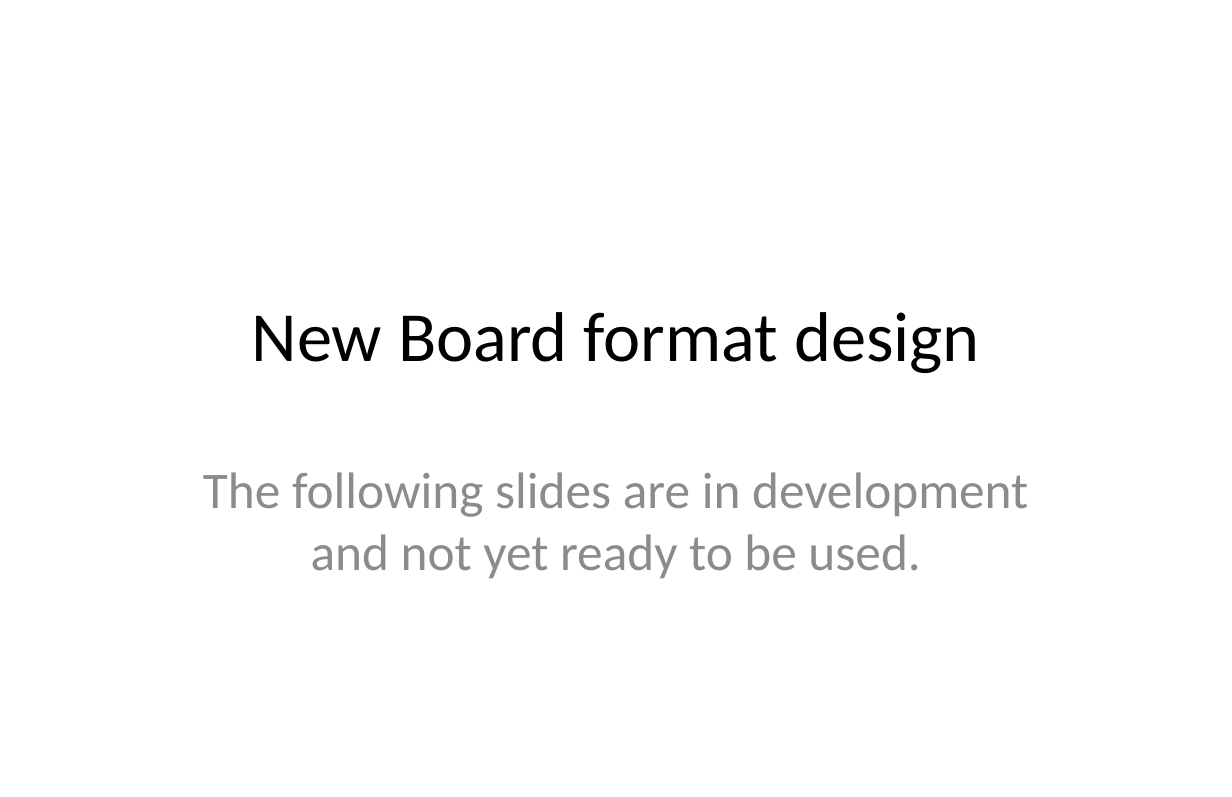
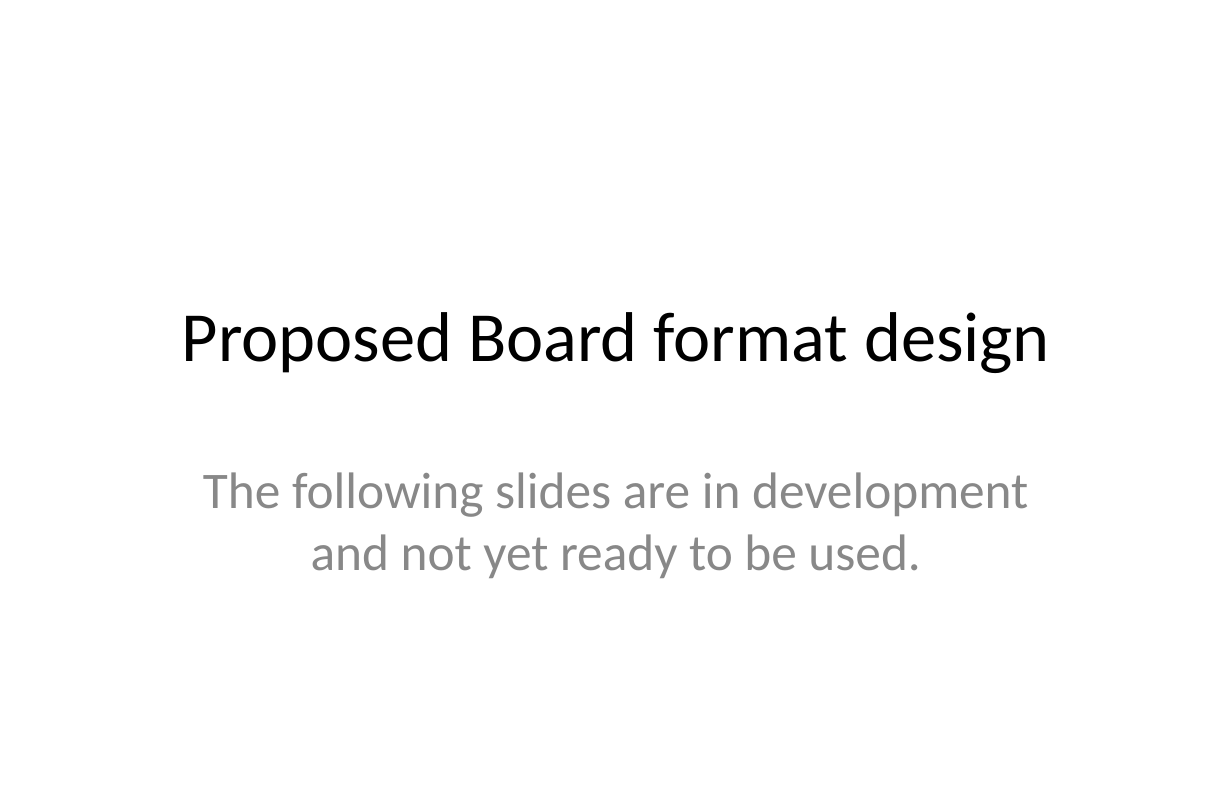
Before and after one commit to quikdraw2700/ScrumTheBoardGame, a slide deck: slide 4 of Docs/Scrum board game design.pptx. Drawn at 1232x797 pixels with LibreOffice and Linux fonts; fonts in the diff are those of the drawing. Boxes give left, top, right and bottom in pixels: in the first picture for what was removed or moved away, otherwise in the second. Text is boxed around its words. In the diff, an @@ line names an element or a change of style, - is before the commit and + after.

Commit message:
Cleaned up Game Board
Added a proposed incremental update to game board and added version number to bottom right corner (v.0.7) in this case. Cleaned up text, capitalization and punctuation to be more consistent.

```diff
--- a/Docs/Scrum board game design.pptx
+++ b/Docs/Scrum board game design.pptx
@@ title at [182,312,1050,373]: text changed @@
-New Board format design
+Proposed Board format design
```
Also in this commit, not shown: 11 other slides changed, 2 slides added.
